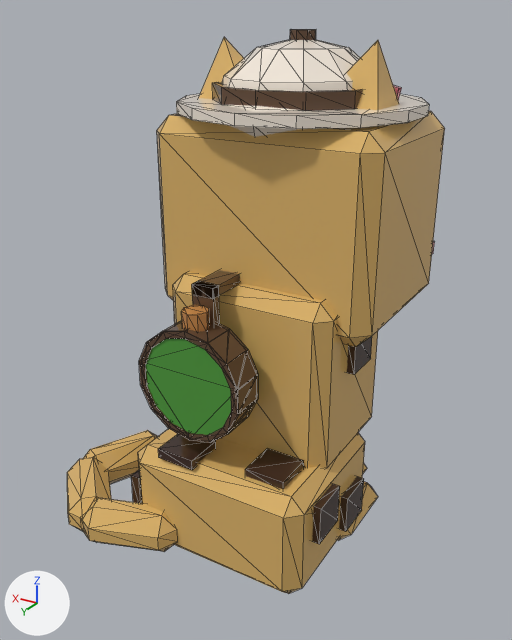
Two versions of the glTF model assets/cat-cafe/exports/CatCafe_Cat_Bengal_Sit.glb, one commit apart.
Rendered twice from a 50 mm lens placed at (-1.22, 2.13, 1.92), pointed at (0.06, -0.01, 0.85). Arrows for +X, +Y and +Z are at lower left; the lights stay in place. The older version comes first. Mesh edges are drawn as thin lines. Vertices at exactly the same position are counted once.

Objects in the first picture: 'CatCafe_Cat_Bengal_Sit_Body', 'CatCafe_Cat_Bengal_Sit_EarL', 'CatCafe_Cat_Bengal_Sit_EarR', 'CatCafe_Cat_Bengal_Sit_Head', 'CatCafe_Cat_Bengal_Sit_Prop', 'CatCafe_Cat_Bengal_Sit_Prop2', 'CatCafe_Cat_Bengal_Sit_Tail'.
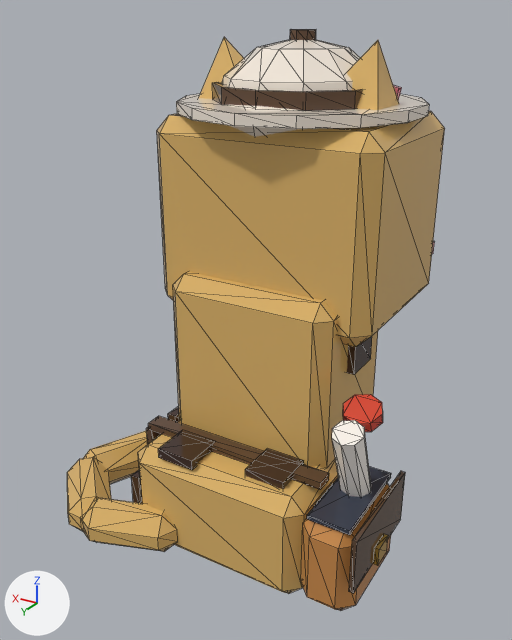
Patch to the scene script:
```diff
--- a/assets/cat-cafe/exports/CatCafe_Cat_Bengal_Sit.glb.py
+++ b/assets/cat-cafe/exports/CatCafe_Cat_Bengal_Sit.glb.py
@@ me_catcafe_cat_bengal_sit_body @@
 # used by ob_catcafe_cat_bengal_sit_body; location = (0.0, 0.0, 0.0)
-me_catcafe_cat_bengal_sit_body.from_pydata(...)  # 152 vertices, 252 faces; spans x -0.399..0.399, y -0.356..0.435, z 0.0..1.045
+me_catcafe_cat_bengal_sit_body.from_pydata(...)  # 264 vertices, 440 faces; spans x -0.604..0.399, y -0.356..0.474, z 0.0..1.045
+# me_catcafe_cat_bengal_sit_body part 1: a new loose piece, a box spanning x -0.375..0.375, y 0.227..0.294, z 0.423..0.452, in mat_catcafe_palette
+# me_catcafe_cat_bengal_sit_body part 2: a new loose piece, a box spanning x 0.358..0.387, y 0.227..0.294, z 0.043..0.426, in mat_catcafe_palette
+# me_catcafe_cat_bengal_sit_body part 3: a new loose piece, a box spanning x -0.59..-0.573, y 0.047..0.474, z 0.218..0.425, in mat_catcafe_palette
+# me_catcafe_cat_bengal_sit_body part 4: a new loose piece, a box spanning x -0.604..-0.587, y 0.219..0.302, z 0.204..0.273, in mat_catcafe_palette
+# me_catcafe_cat_bengal_sit_body part 5: a new loose piece, a box spanning x -0.55..-0.398, y 0.082..0.44, z 0.409..0.426, in mat_catcafe_palette
+# me_catcafe_cat_bengal_sit_body part 6: a new loose piece of 24 vertices spanning x -0.577..-0.371, y 0.054..0.467, z 0.06..0.418, in mat_catcafe_palette
+# me_catcafe_cat_bengal_sit_body part 7: a new loose piece of 16 vertices spanning x -0.529..-0.419, y 0.152..0.369, z 0.367..0.716, in mat_catcafe_palette
+# me_catcafe_cat_bengal_sit_body part 8: a new loose piece of 16 vertices spanning x -0.543..-0.405, y 0.128..0.271, z 0.667..0.753, in mat_catcafe_palette
+# other edits to the shape of me_catcafe_cat_bengal_sit_body do not show in these pictures
 me_catcafe_cat_bengal_sit_body.materials.append(mat_catcafe_palette)
@@ ob_catcafe_cat_bengal_sit_prop2 @@
-ob_catcafe_cat_bengal_sit_prop2 = bpy.data.objects.new('CatCafe_Cat_Bengal_Sit_Prop2', me_catcafe_cat_bengal_sit_prop2)
-ob_catcafe_cat_bengal_sit_prop2.location = (0.0, 0.0, 0.0)
```

What differs and where, as boxes (x1, y1, x2, y2) in the pictures (512 x 640 px):
'CatCafe_Cat_Bengal_Sit_Body', reshaped (11% wider)
    before: (131, 272, 378, 594)
    after: (131, 272, 405, 611)
'CatCafe_Cat_Bengal_Sit_Prop2', deleted
    before: (139, 270, 258, 443)
part 1 of me_catcafe_cat_bengal_sit_body, added (brown)
    after: (148, 416, 329, 490)
part 2 of me_catcafe_cat_bengal_sit_body, added (mostly hidden)
    after: (146, 427, 161, 445)
part 3 of me_catcafe_cat_bengal_sit_body, added
    after: (349, 471, 405, 594)
part 4 of me_catcafe_cat_bengal_sit_body, added
    after: (373, 534, 388, 566)
part 5 of me_catcafe_cat_bengal_sit_body, added
    after: (307, 466, 391, 535)
part 6 of me_catcafe_cat_bengal_sit_body, added (brown)
    after: (301, 483, 391, 611)
part 7 of me_catcafe_cat_bengal_sit_body, added
    after: (332, 420, 371, 497)
part 8 of me_catcafe_cat_bengal_sit_body, added (red)
    after: (343, 394, 383, 432)
